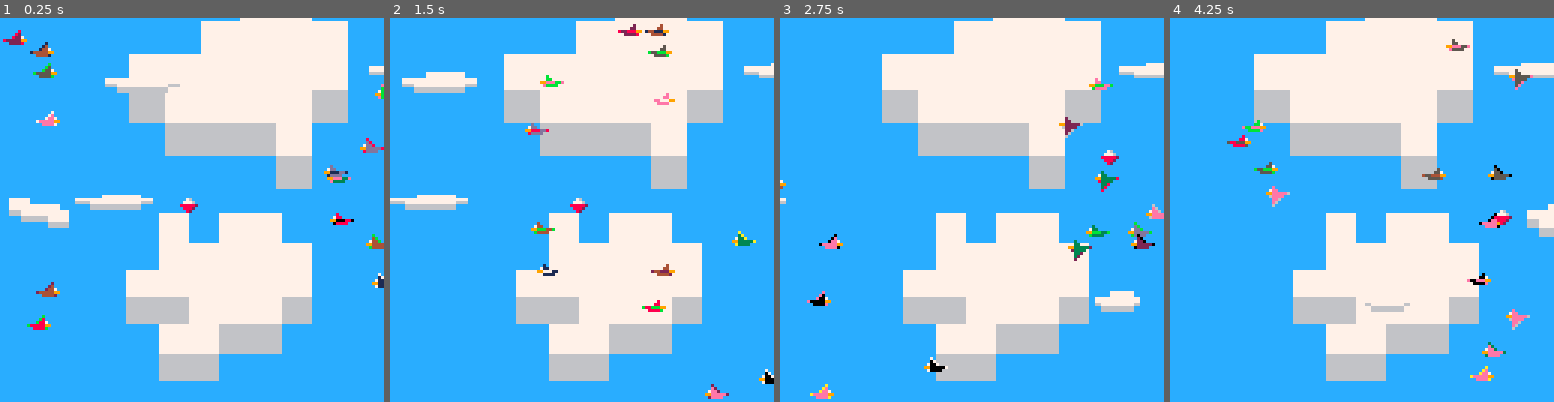
Above: before the commit, frames 1-4 (left to right).
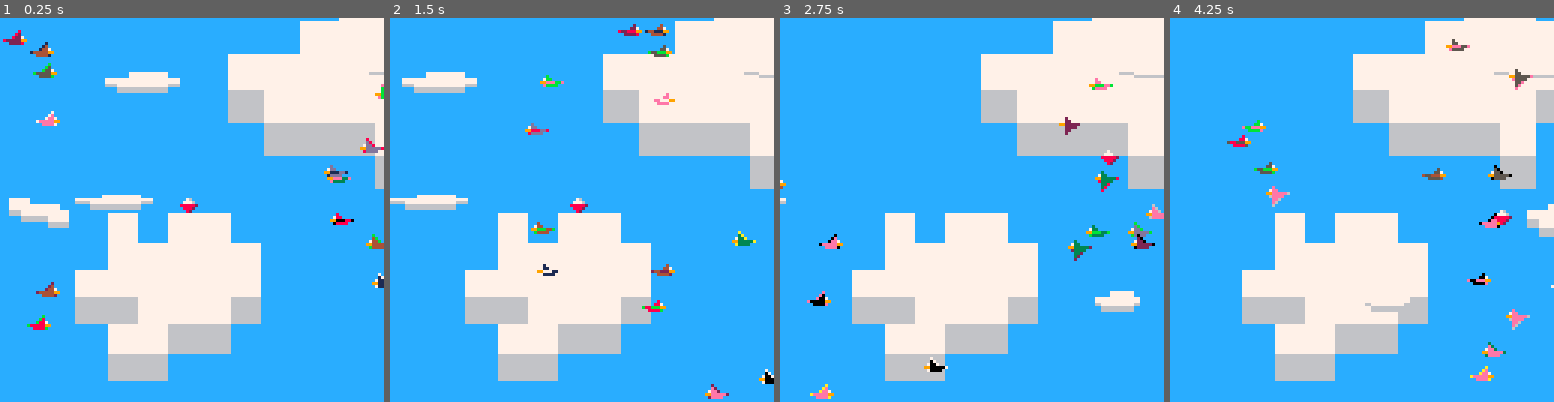
Above: after the commit, the same moments.

Repository: aranasaurus/exploding-birds
Game: PICO-8 cartridge exploding-birds.p8
Same seed, same stepped clock (60 frames per second), same inputs: the game is played once before the commit and once after it.
Inputs:
- Up to frame 1 (0.25 s): no input
- Up to frame 2 (1.5 s): tap X (X key) at 0.33, 1.07 s; tap O (Z key) at 0.7 s
- Up to frame 3 (2.75 s): hold Right 1.6-2.1 s; tap O (Z key) at 1.7, 2.1, 2.5 s; tap X (X key) at 1.85 s; hold Up 2.15-2.42 s; hold Right from 2.47 s (still down)
- Up to frame 4 (4.25 s): tap O (Z key) every 0.4 s from 2.9 to 4.1 s; tap X (X key) at 2.97, 4.08 s; release Right at 3.03 s; hold Left 3.08-3.58 s; hold Down 3.63-3.97 s; hold Right from 4.02 s (still down)

The runs differ from the first frame. In frame 1, 30% of the frame differs, in the area x 19-100%, y 0-95%; in frame 2, 32%; in frame 3, 34%; in frame 4, 35%, in the area x 18-100%, y 0-95%.

Commit message:
Add rice bullets!
Needs work, but this gets it started, at least.

Diff:
--- a/exploding-birds.p8
+++ b/exploding-birds.p8
@@ -2,29 +2,12 @@
 version 8
 __lua__
 -- Generic Helpers (start here when you need to reduce token size)
-function _btn(b,p)
- return p and btnp(b) or btn(b)
-end
-ctrl={
- left=function(p)
-  return _btn(0,p)
- end,
- right=function(p)
-  return _btn(1,p)
- end,
- up=function(p)
-  return _btn(2,p)
- end,
- down=function(p)
-  return _btn(3,p)
- end,
- b=function(p)
-  return _btn(4,p)
- end,
- a=function(p)
-  return _btn(5,p)
- end
-}
+left=0
+right=1
+up=2
+down=3
+b_btn=4
+a_btn=5
 black=0
 dark_blue=1
 dark_red=2
@@ -167,20 +150,52 @@
 end
 
 -- Player
+rice={}
 player={
  x=59,
  y=59,
+ vx=0,
+ vy=0,
  c={red,dark_red},
+ shoot_rice=function(self,x,y)
+  local vx=x<0 and -3 or 3
+  local vy=y<0 and -3 or 3
+  local b={
+   x=self.x+4,
+   y=self.y+2,
+   vx=vx,
+   vy=vy,
+   update=function(self)
+    self.x+=self.vx
+    self.y+=self.vy
+   end,
+   draw=function(self)
+    line(self.x,self.y,self.x+self.vx,self.y+self.vy,white)
+   end
+  }
+  add(rice,b)
+ end,
  update=function(self)
-  if ctrl.left() then self.x-=1 end
-  if ctrl.right() then self.x+=1 end
-  if ctrl.up() then self.y-=1 end
-  if ctrl.down() then self.y+=1 end
+  local dir={0,0}
+  if btn(left) then dir[1]-=1 end
+  if btn(right) then dir[1]+=1 end
+  if btn(up) then dir[2]-=1 end
+  if btn(down) then dir[2]+=1 end
+  self.x+=dir[1]
+  self.y+=dir[2]
+
+  for b in all(rice) do
+   b:update()
+  end
+  if btnp(4) then self:shoot_rice(dir[1],dir[2]) end
  end,
  draw=function(self)
   pal(dark_grey,self.c[1])
   pal(dark_blue,self.c[2])
   spr(48,self.x,self.y)
+  for b in all(rice) do
+   b:draw()
+  end
  end
 }
 
